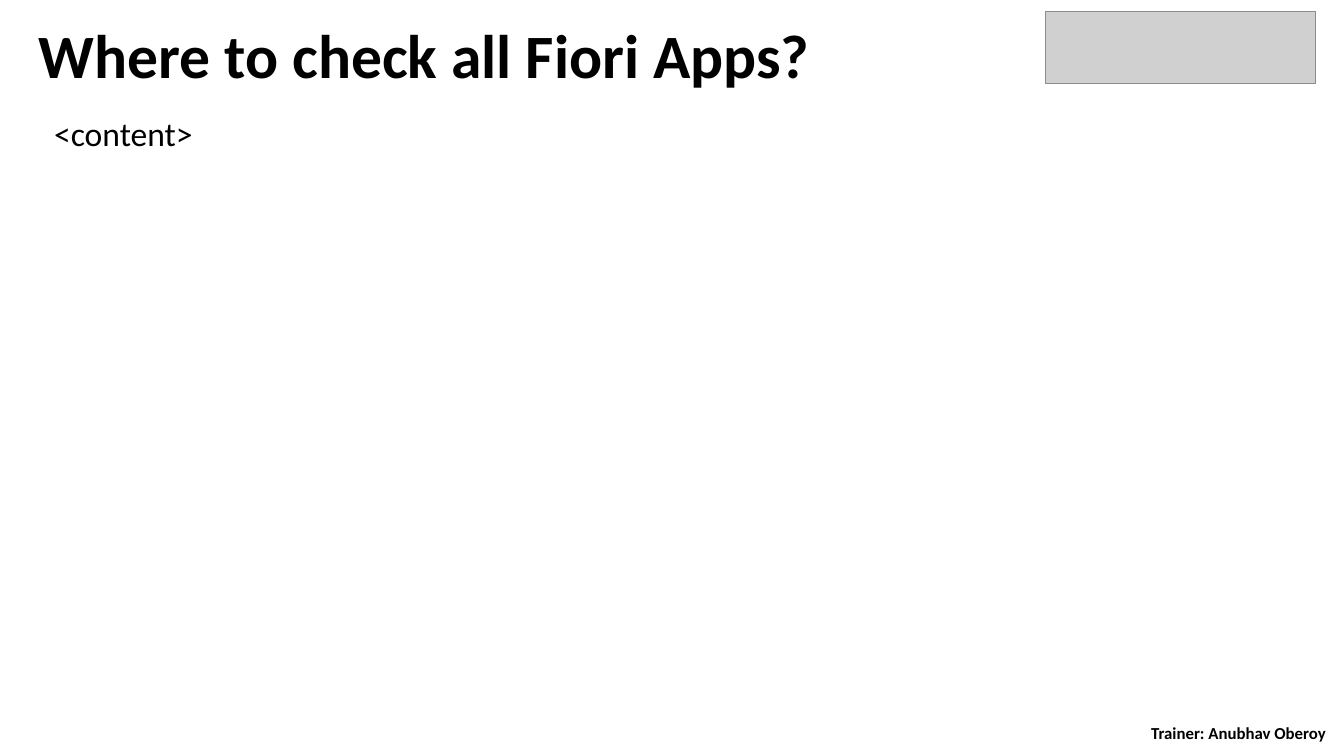
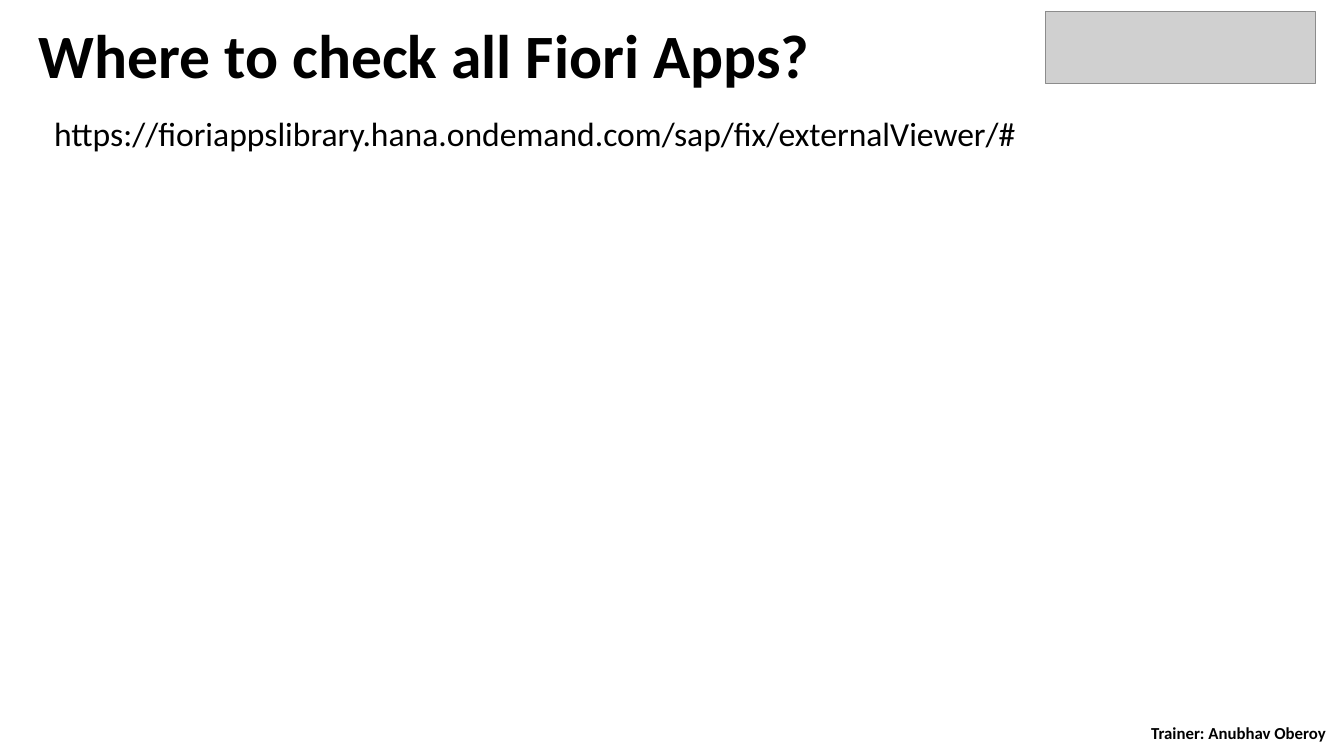
Before and after one commit to Grayser93/S4D400_Introduction_to_ABAP_on_S4HANA, a slide deck: slide 19 of day 5/S4D400 - Day 5.pptx (slide 18 before the commit). Drawn at 1344x756 pixels with LibreOffice and Linux fonts; fonts in the diff are those of the drawing; grey boxes stand for pictures. Boxes give left, top, right and bottom in pixels: in the first picture for what was removed or moved away, otherwise in the second. Text is boxed around its words. In the diff, an @@ line names an element or a change of style, - is before the commit and + after.

```diff
--- a/day 5/S4D400 - Day 5.pptx
+++ b/day 5/S4D400 - Day 5.pptx
@@ text at <box>54,122,1015,152</box>: text changed @@
-<content>
+https://fioriappslibrary.hana.ondemand.com/sap/fix/externalViewer/#
```
Also in this commit, not shown: 4 other slides changed, 2 slides added, 6 other files.
